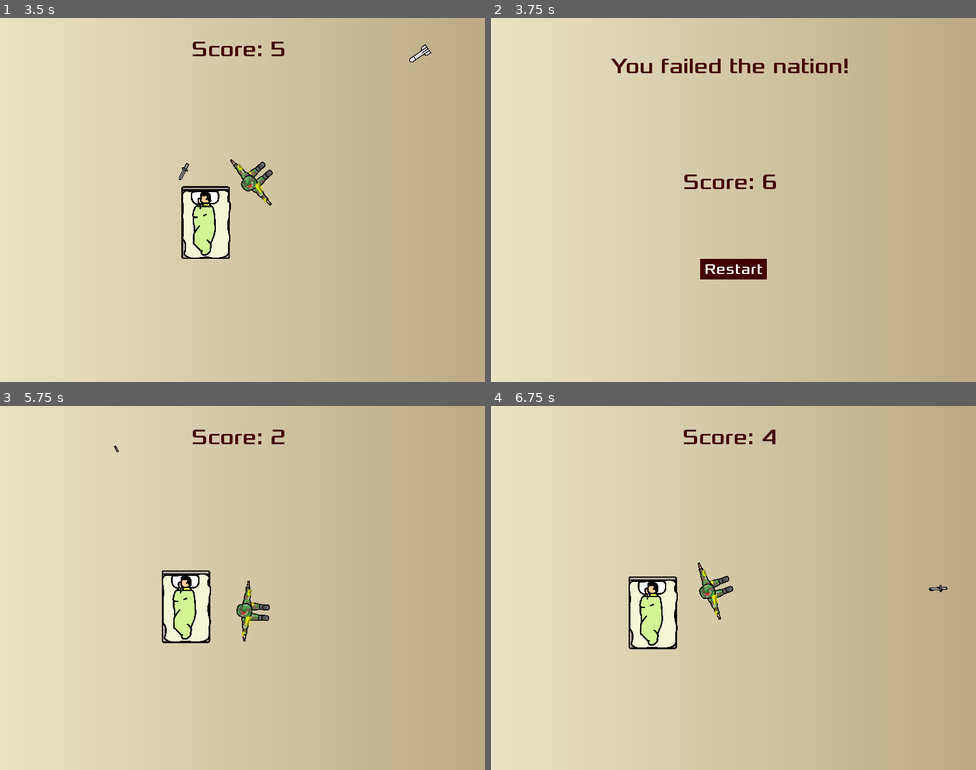
Above: before the commit, frames 1-4 (two rows, left to right).
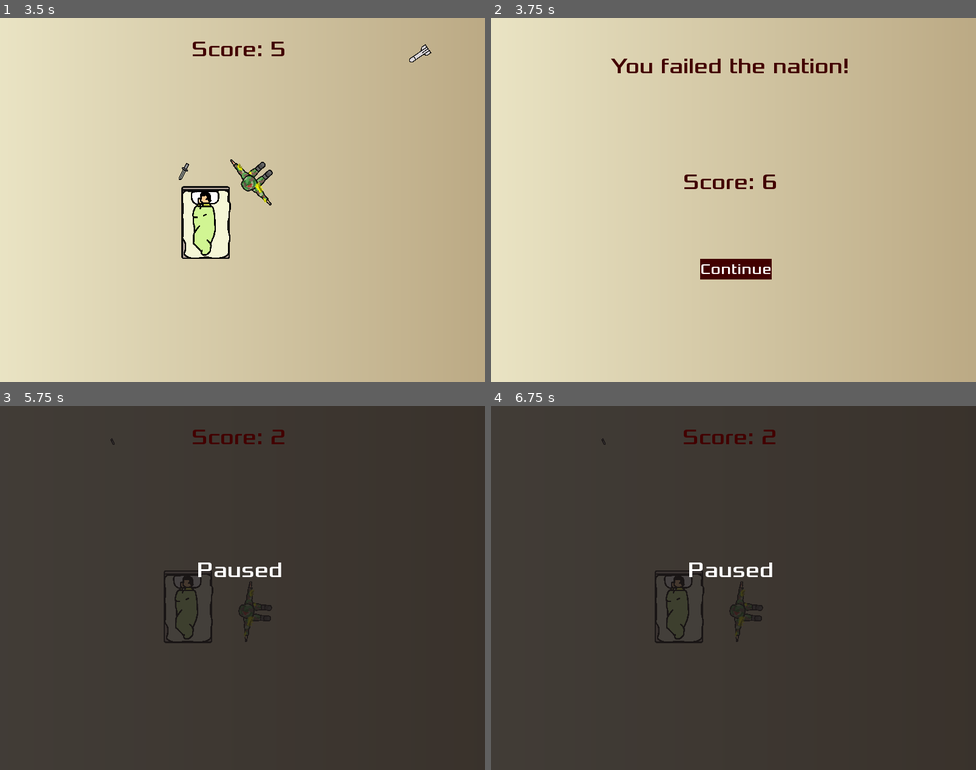
Above: after the commit, the same moments.

Repository: honoriocassiano/the-silent-protector-simulator
Game: Godot game, scene res://Main.tscn
Two runs of this game, one before a commit and one after it. Both use one fixed random seed, a clock stepped at 60 frames per second and the inputs below.
Inputs (mouse positions are in pixels of both pictures, inside the frame that each line leads up to):
- Up to frame 1 (3.5 s): click "Start" at 0.5 s; move the mouse to (349, 181) at 1.27 s; hold Right (move_right) 1.28-2.03 s; move the mouse to (145, 218) at 2.02 s; hold Down (move_down) 2.03-2.78 s; move the mouse to (291, 119) at 2.77 s; hold Right (move_right) from 2.78 s (still down)
- Up to frame 2 (3.75 s): move the mouse to (709, 272) at 3.52 s; release Right (move_right) at 3.53 s; hold Up (move_up) from 3.53 s (still down)
- Up to frame 3 (5.75 s): release Up (move_up) at 4.25 s; click "Restart" (after the commit: "Continue") at 4.25 s; move the mouse to (388, 642) at 5.02 s; hold Left (move_left) from 5.03 s (still down); tap P (pause, bound only after the commit) at 5.65 s
- Up to frame 4 (6.75 s): move the mouse to (588, 533) at 5.77 s; move the mouse to (757, 588) at 6.52 s; release Left (move_left) at 6.53 s; hold Down (move_down) from 6.53 s (still down)

Frame 1 is identical in both runs. In frame 2, 0.2% of the frame differs, in the area x 43-58%, y 66-72%; in frame 3, 100%; in frame 4, 100%, in the area x 0-100%, y 0-100%.

Commit message:
Pause function added

Diff:
--- a/HUD.gd
+++ b/HUD.gd
@@ -11,6 +11,7 @@
 # Called when the node enters the scene tree for the first time.
 func _ready():
 	$StartScreen.show()
+	$PauseScreen.hide()
 	$GameScreen.hide()
 	$EndScreen.hide()
 
@@ -28,6 +29,7 @@
 
 func end_game(points):
 	$StartScreen.hide()
+	$PauseScreen.hide()
 	$GameScreen.hide()
 	$EndScreen.show()
 
@@ -38,17 +40,27 @@
 
 func _start_screen():
 	$StartScreen.show()
+	$PauseScreen.hide()
 	$GameScreen.hide()
 	$EndScreen.hide()
 
 
 func _start_game():
 	$StartScreen.hide()
+	$PauseScreen.hide()
 	$GameScreen.show()
 	$EndScreen.hide()
 
 	emit_signal("start_game")
 
+func _pause_game():
+	if $GameScreen.visible:
+		if get_tree().paused == false:
+			get_tree().paused = true
+			$PauseScreen.show()
+		else:
+			get_tree().paused = false
+			$PauseScreen.hide()
 
 func _on_StartGameButton_pressed():
 	_start_game()
@@ -56,3 +68,7 @@
 
 func _on_RestartButton_pressed():
 	_start_game()
+
+
+func _on_GameStateControler_pause():
+	_pause_game()
--- a/HUD.tscn
+++ b/HUD.tscn
@@ -76,7 +76,34 @@
 "_edit_use_anchors_": false
 }
 
+[node name="PauseScreen" type="Node2D" parent="."]
+
+[node name="ColorRect" type="ColorRect" parent="PauseScreen"]
+margin_right = 895.0
+margin_bottom = 682.0
+color = Color( 0.117647, 0.0980392, 0.0980392, 0.827451 )
+__meta__ = {
+"_edit_use_anchors_": false
+}
+
+[node name="PointsLabel2" type="Label" parent="PauseScreen"]
+margin_left = 111.0
+margin_top = 247.919
+margin_right = 679.743
+margin_bottom = 291.919
+grow_horizontal = 2
+grow_vertical = 2
+rect_pivot_offset = Vector2( 282, 22 )
+custom_fonts/font = SubResource( 1 )
+custom_colors/font_color = Color( 1, 1, 1, 1 )
+text = "Paused"
+align = 1
+__meta__ = {
+"_edit_use_anchors_": false
+}
+
 [node name="EndScreen" type="Node2D" parent="."]
+visible = false
 
 [node name="EndGameMessageLabel" type="Label" parent="EndScreen"]
 margin_left = 111.5
@@ -121,7 +148,7 @@
 custom_styles/normal = SubResource( 10 )
 custom_fonts/font = SubResource( 5 )
 custom_colors/font_color = Color( 1, 1, 1, 1 )
-text = "Restart"
+text = "Continue"
 __meta__ = {
 "_edit_use_anchors_": false
 }
--- a/Main.tscn
+++ b/Main.tscn
@@ -10,6 +10,7 @@
 [ext_resource path="res://audio/music/Strength of the Titans(game start).ogg" type="AudioStream" id=8]
 [ext_resource path="res://audio/screams/noooo(dramatic).wav" type="AudioStream" id=9]
 [ext_resource path="res://audio/music/Night Vigil(game over).ogg" type="AudioStream" id=10]
+[ext_resource path="res://Pause.gd" type="Script" id=11]
 
 [sub_resource type="Gradient" id=1]
 colors = PoolColorArray( 0.737255, 0.666667, 0.521569, 1, 0.917647, 0.894118, 0.768627, 1 )
@@ -75,7 +76,12 @@
 
 [node name="GameOverScream" type="AudioStreamPlayer" parent="."]
 stream = ExtResource( 9 )
+
+[node name="GameStateControler" type="Node" parent="."]
+pause_mode = 2
+script = ExtResource( 11 )
 [connection signal="timeout" from="ShootSpawnTimer" to="." method="_on_ShootSpawnTimer_timeout"]
 [connection signal="timeout" from="ScoreTimer" to="." method="_on_ScoreTimer_timeout"]
 [connection signal="start_game" from="HUD" to="." method="_on_HUD_start_game"]
 [connection signal="game_over" from="Bed" to="." method="_on_Bed_game_over"]
+[connection signal="pause" from="GameStateControler" to="HUD" method="_on_GameStateControler_pause"]
--- /dev/null
+++ b/Pause.gd
@@ -0,0 +1,11 @@
+extends Node
+
+signal pause()
+signal unpause()
+
+func _ready():
+	pass
+
+func _process(delta):
+	if Input.is_action_just_pressed("pause"):
+		emit_signal("pause")
--- a/project.godot
+++ b/project.godot
@@ -62,6 +62,11 @@
 , Object(InputEventJoypadMotion,"resource_local_to_scene":false,"resource_name":"","device":0,"axis":1,"axis_value":1.0,"script":null)
  ]
 }
+pause={
+"deadzone": 0.5,
+"events": [ Object(InputEventKey,"resource_local_to_scene":false,"resource_name":"","device":0,"alt":false,"shift":false,"control":false,"meta":false,"command":false,"pressed":false,"scancode":80,"unicode":0,"echo":false,"script":null)
+ ]
+}
 
 [rendering]
 
Not shown: 1 places in Main.tscn that only renumber resources
